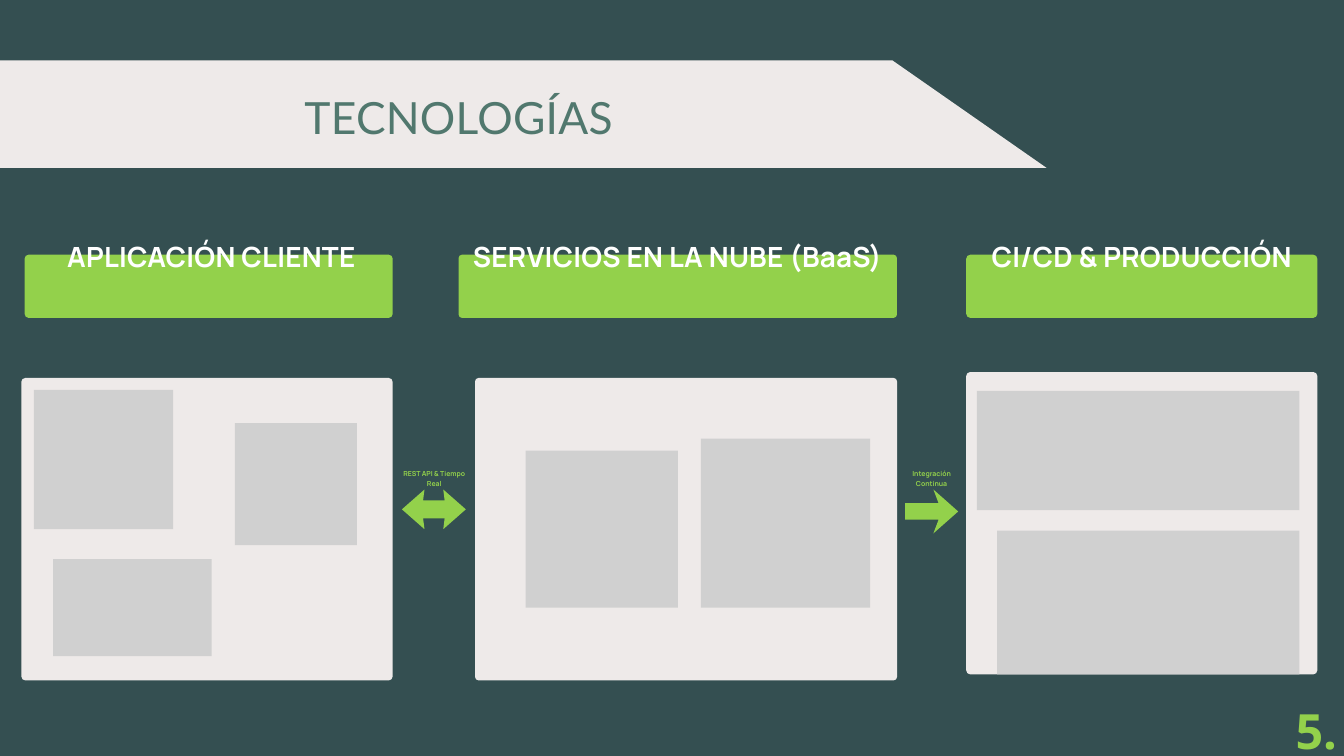
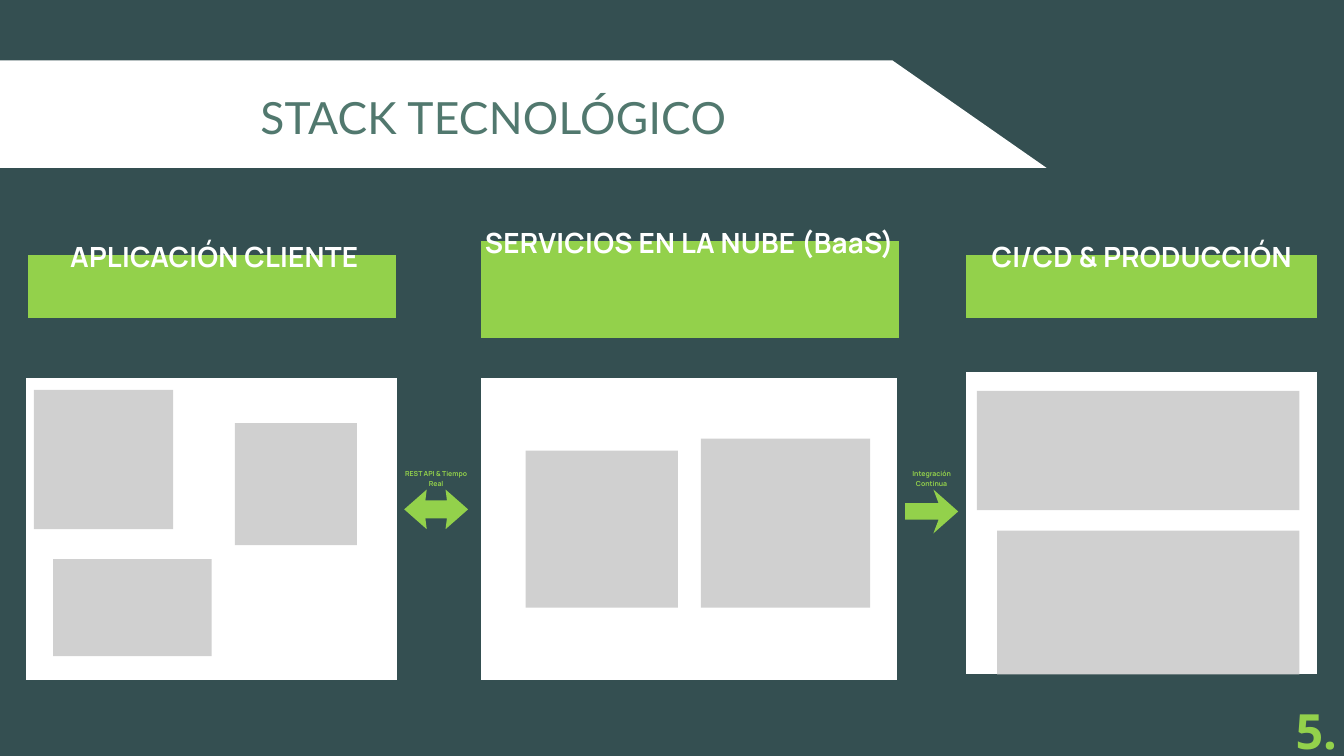
Before and after one commit to egilp04/TFG_Cuidados, a slide deck: slide 7 of documentacion_extra/presentacion/cuidaDos.pptx. Drawn at 1344x756 pixels with LibreOffice and Linux fonts; fonts in the diff are those of the drawing; grey boxes stand for pictures. Boxes give left, top, right and bottom in pixels: in the first picture for what was removed or moved away, otherwise in the second. Text is boxed around its words. In the diff, an @@ line names an element or a change of style, - is before the commit and + after.

```diff
--- a/documentacion_extra/presentacion/cuidaDos.pptx
+++ b/documentacion_extra/presentacion/cuidaDos.pptx
@@ text at (260, 96, 726, 135): text changed @@
-TECNOLOGÍAS
+STACK TECNOLÓGICO
@@ text "SERVICIOS EN LA NUBE (BaaS)": place and size @@
-text "SERVICIOS EN LA NUBE (BaaS)" at (473, 241, 881, 272)
+text "SERVICIOS EN LA NUBE (BaaS)" at (485, 227, 893, 258)
@@ freeform shape: place and size @@
-freeform shape at (458, 255, 896, 318)
+freeform shape at (480, 241, 898, 339)
@@ freeform shape: place and size @@
-freeform shape at (22, 378, 393, 680)
+freeform shape at (26, 378, 398, 680)
@@ fill #EEEAE9 to #FFFFFF in 3 elements at (0, 60, 1047, 168), (26, 378, 398, 680), (480, 378, 897, 680) @@
@@ freeform shape: place and size @@
-freeform shape at (475, 378, 897, 680)
+freeform shape at (480, 378, 897, 680)
@@ freeform shape at (966, 372, 1318, 675): fill #EEEAE9 to #FFFFFF; outline redrawn @@
@@ outline redrawn in 3 elements at (966, 255, 1318, 318), (28, 255, 396, 318), (405, 489, 468, 529) @@
```
Also in this commit, not shown: 6 other slides changed, 3 slides added, 2 slides removed, 1 other file.
